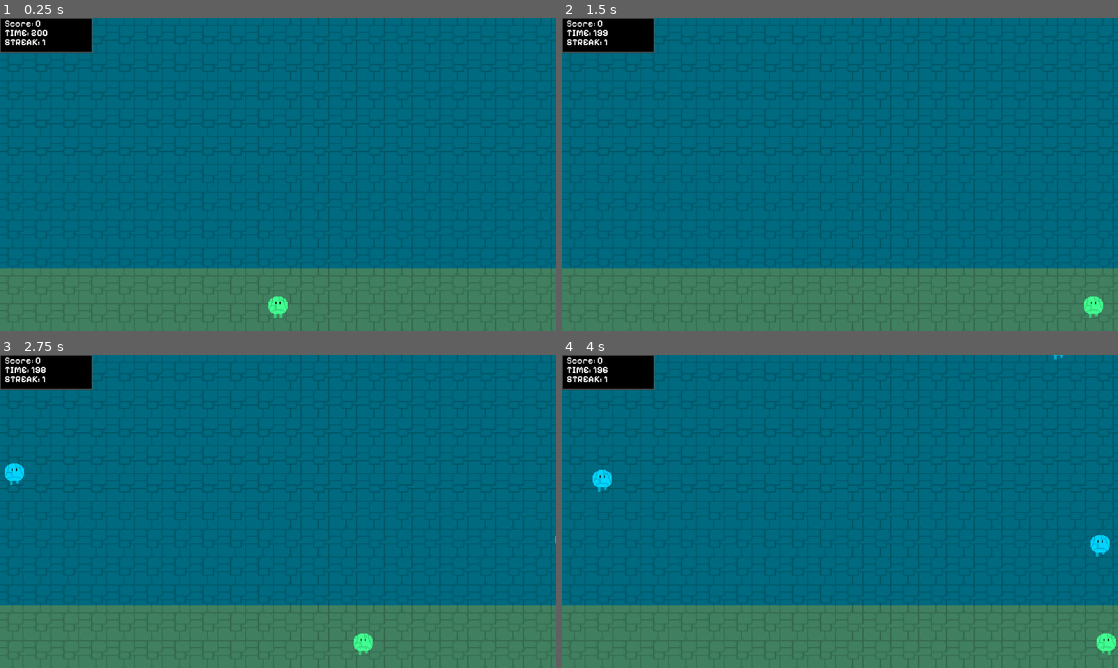
Above: before the commit, frames 1-4 (two rows, left to right).
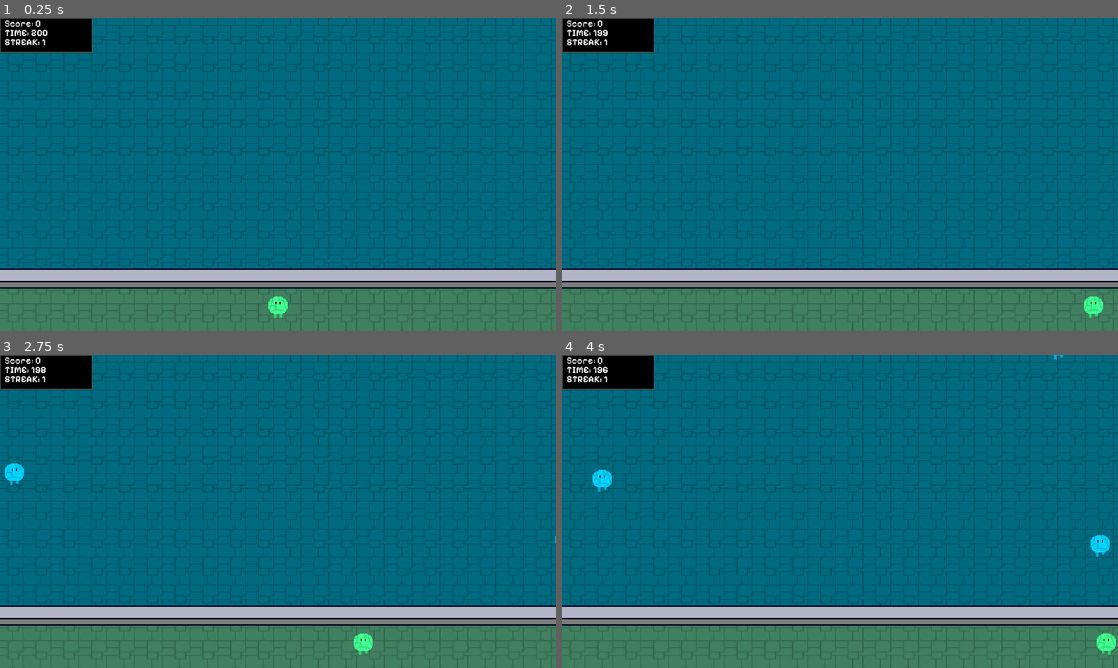
Above: after the commit, the same moments.

Repository: vitorjusto/Robot-Hospital-Rush
Game: Godot game, scene res://Scenes/Main.tscn
Same seed, same stepped clock (60 frames per second), same inputs: the game is played once before the commit and once after it.
Inputs:
- Up to frame 1 (0.25 s): no input
- Up to frame 2 (1.5 s): tap Enter at 0.5 s; hold Right (Right) from 0.53 s (still down); tap Z (Get) at 0.6, 1.35 s
- Up to frame 3 (2.75 s): tap Space (Shoot) at 2, 2.1 s; release Right (Right) at 2.03 s; hold Left (Left) from 2.03 s (still down); tap Z (Get) at 2.3 s
- Up to frame 4 (4 s): release Left (Left) at 2.78 s; hold Right (Right) from 2.78 s (still down); tap Z (Get) at 2.85, 3.6 s

The runs differ from the first frame. In frame 1, 6.4% of the frame differs, in the area x 0-100%, y 80-87%; in frame 2, 6.4%; in frame 3, 6.4%; in frame 4, 6.4%.

Commit message:
add more thing

Diff:
--- a/Scenes/Main.tscn
+++ b/Scenes/Main.tscn
@@ -11,6 +11,7 @@
 [ext_resource type="FontFile" uid="uid://c5s5tvpnv0n8x" path="res://Assets/static/PixelifySans-Medium.ttf" id="7_4kpch"]
 [ext_resource type="FontFile" uid="uid://dc171her4hxst" path="res://Assets/static/PixelifySans-Bold.ttf" id="8_grg3l"]
 [ext_resource type="PackedScene" uid="uid://brfim7k0gmay2" path="res://Scenes/Manager/ScoreLabelManager.tscn" id="9_vy5pj"]
+[ext_resource type="AudioStream" uid="uid://twn4b2r1ltwf" path="res://Assets/TakingOver.mp3" id="12_grg3l"]
 
 [sub_resource type="TileSetAtlasSource" id="TileSetAtlasSource_50glp"]
 texture = ExtResource("2_50glp")
@@ -23,6 +24,40 @@
 [sub_resource type="TileSet" id="TileSet_bmxlf"]
 tile_size = Vector2i(32, 32)
 sources/1 = SubResource("TileSetAtlasSource_50glp")
+
+[sub_resource type="StyleBoxFlat" id="StyleBoxFlat_1p5hy"]
+content_margin_left = 0.0
+content_margin_top = 0.0
+content_margin_right = 0.0
+content_margin_bottom = 0.0
+bg_color = Color(0.49019608, 0.49019608, 0.49019608, 1)
+border_width_left = 5
+border_width_top = 5
+border_width_right = 5
+border_width_bottom = 5
+border_color = Color(0, 0, 0.11764706, 1)
+corner_radius_top_left = 3
+corner_radius_top_right = 3
+corner_radius_bottom_right = 3
+corner_radius_bottom_left = 3
+corner_detail = 5
+
+[sub_resource type="StyleBoxFlat" id="StyleBoxFlat_grg3l"]
+content_margin_left = 0.0
+content_margin_top = 0.0
+content_margin_right = 0.0
+content_margin_bottom = 0.0
+bg_color = Color(0.7058824, 0.7058824, 0.78431374, 1)
+border_width_left = 5
+border_width_top = 5
+border_width_right = 5
+border_width_bottom = 5
+border_color = Color(0, 0, 0.11764706, 1)
+corner_radius_top_left = 3
+corner_radius_top_right = 3
+corner_radius_bottom_right = 3
+corner_radius_bottom_left = 3
+corner_detail = 5
 
 [sub_resource type="RectangleShape2D" id="RectangleShape2D_kln2b"]
 size = Vector2(1528, 64)
@@ -86,6 +121,20 @@
 format = 2
 layer_0/tile_data = PackedInt32Array(65535, 1, 0, 131071, 1, 0, 196607, 1, 0, 262143, 1, 0, 327679, 1, 0, 393215, 1, 0, …(5671 unchanged characters)…
 
+[node name="Panel2" type="Panel" parent="."]
+offset_left = -8.0
+offset_top = 886.0
+offset_right = 1936.0
+offset_bottom = 934.0
+theme_override_styles/panel = SubResource("StyleBoxFlat_1p5hy")
+
+[node name="Panel" type="Panel" parent="."]
+offset_left = -8.0
+offset_top = 864.0
+offset_right = 1936.0
+offset_bottom = 912.0
+theme_override_styles/panel = SubResource("StyleBoxFlat_grg3l")
+
 [node name="RobotManager" parent="." node_paths=PackedStringArray("leftAnchor", "rightAnchor", "topAnchor", "hud") instance=ExtResource("3_kln2b")]
 leftAnchor = [NodePath("Node2D2"), NodePath("Node2D3"), NodePath("Node2D4"), NodePath("Node2D5"), NodePath("Node2D6")]
 rightAnchor = [NodePath("Node2D8"), NodePath("Node2D9"), NodePath("Node2D10"), NodePath("Node2D11"), NodePath("Node2D12")]
@@ -359,3 +408,7 @@
 label_settings = SubResource("LabelSettings_jw32o")
 
 [node name="ScoreLabelManager" parent="." instance=ExtResource("9_vy5pj")]
+
+[node name="AudioStreamPlayer" type="AudioStreamPlayer" parent="."]
+stream = ExtResource("12_grg3l")
+autoplay = true
Not shown, added: Assets/TakingOver.mp3.import
Not shown: 1 places in Scenes/Main.tscn that only renumber resources
Not shown, added: Assets/TakingOver.mp3
